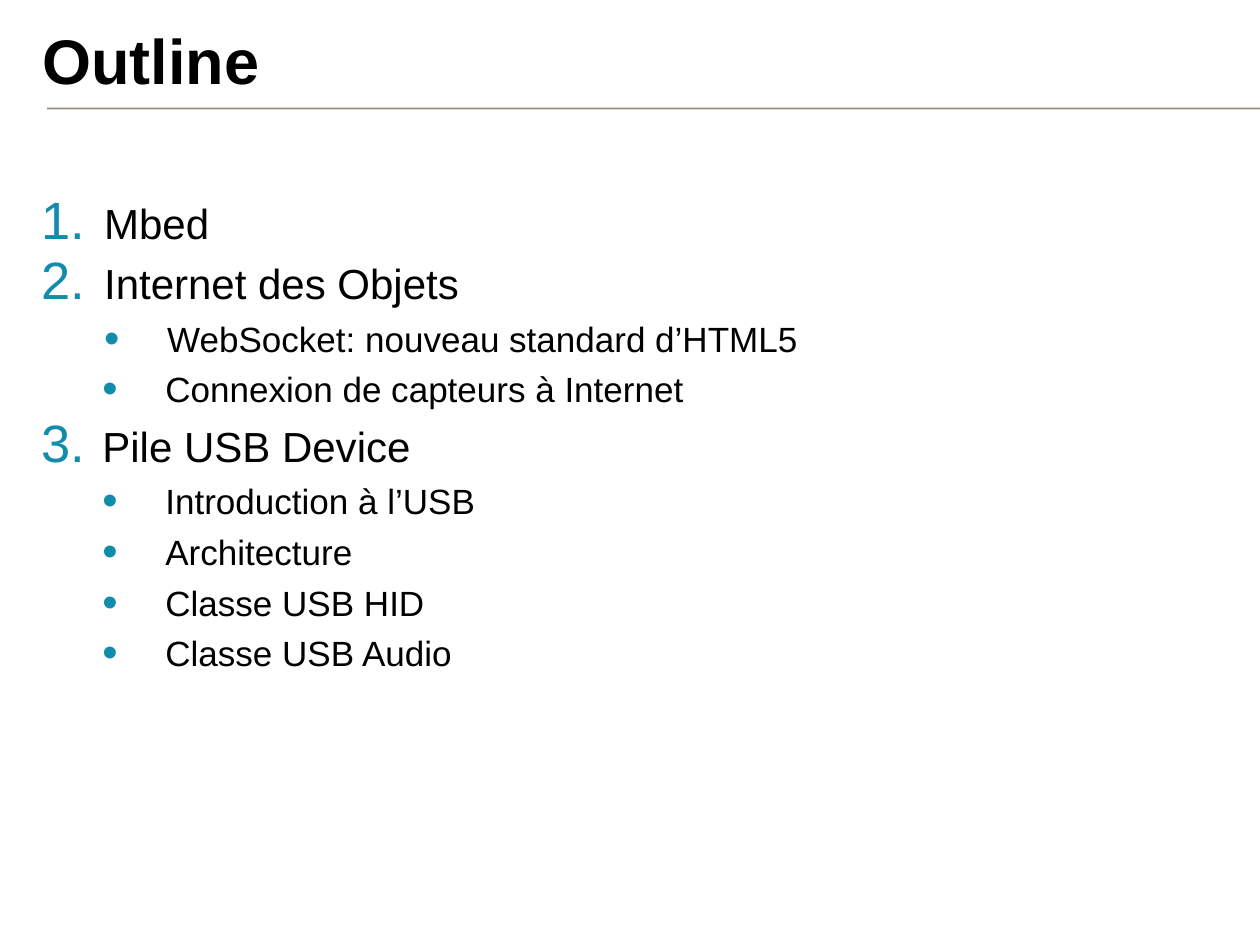
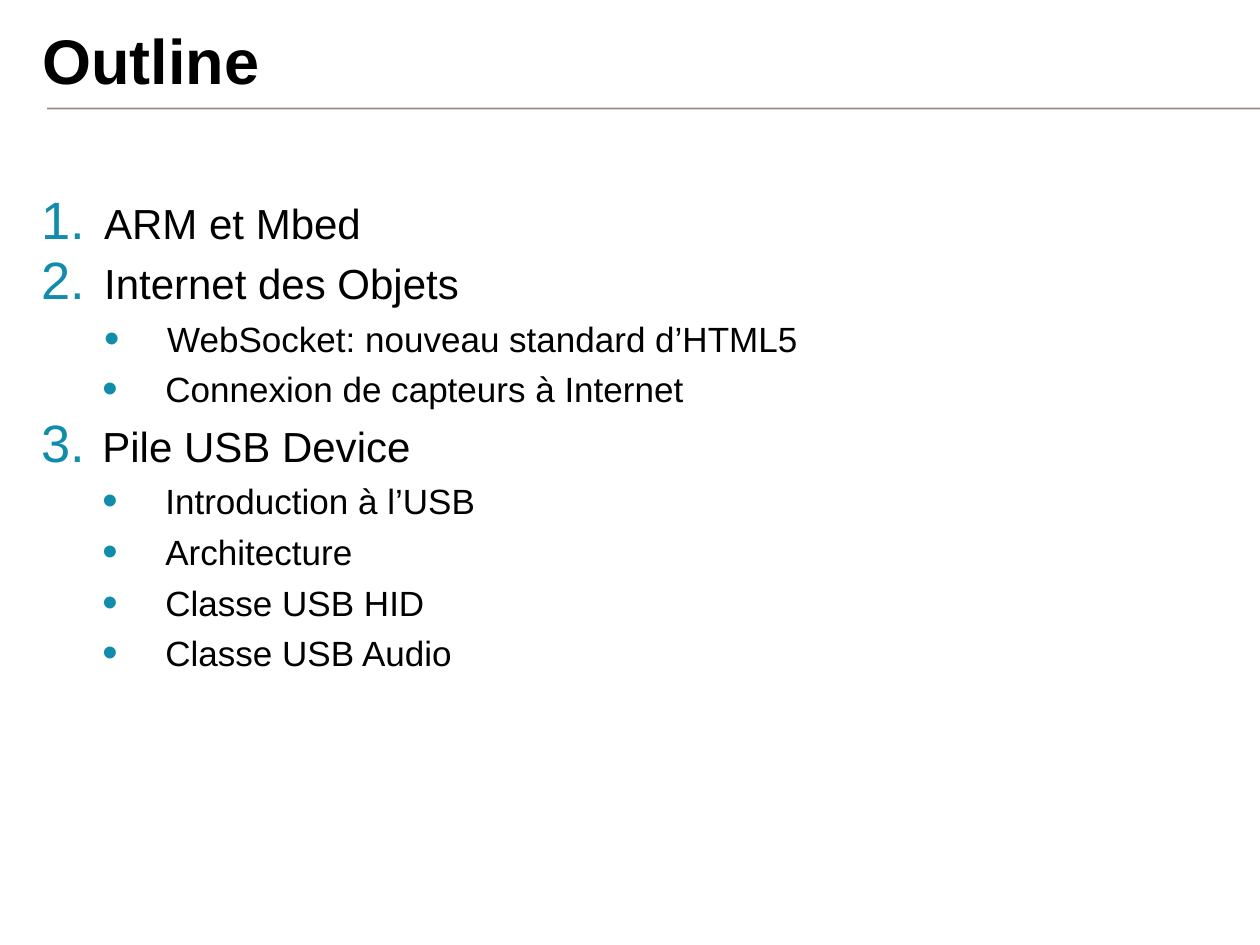
Before and after one commit to samux/ARM-internship-report, a slide deck: slide 2 of presentation_fr/pres.pptx. Drawn at 1260x945 pixels with LibreOffice and Linux fonts; fonts in the diff are those of the drawing; background and template pictures are left out. Boxes give left, top, right and bottom in pixels: in the first picture for what was removed or moved away, otherwise in the second. Text is boxed around its words. In the diff, an @@ line names an element or a change of style, - is before the commit and + after.

```diff
--- a/presentation_fr/pres.pptx
+++ b/presentation_fr/pres.pptx
@@ text at [104, 208, 361, 240]: text changed @@
-1. Mbed
+1. ARM et Mbed
```
Also in this commit, not shown: 1 slide added.
